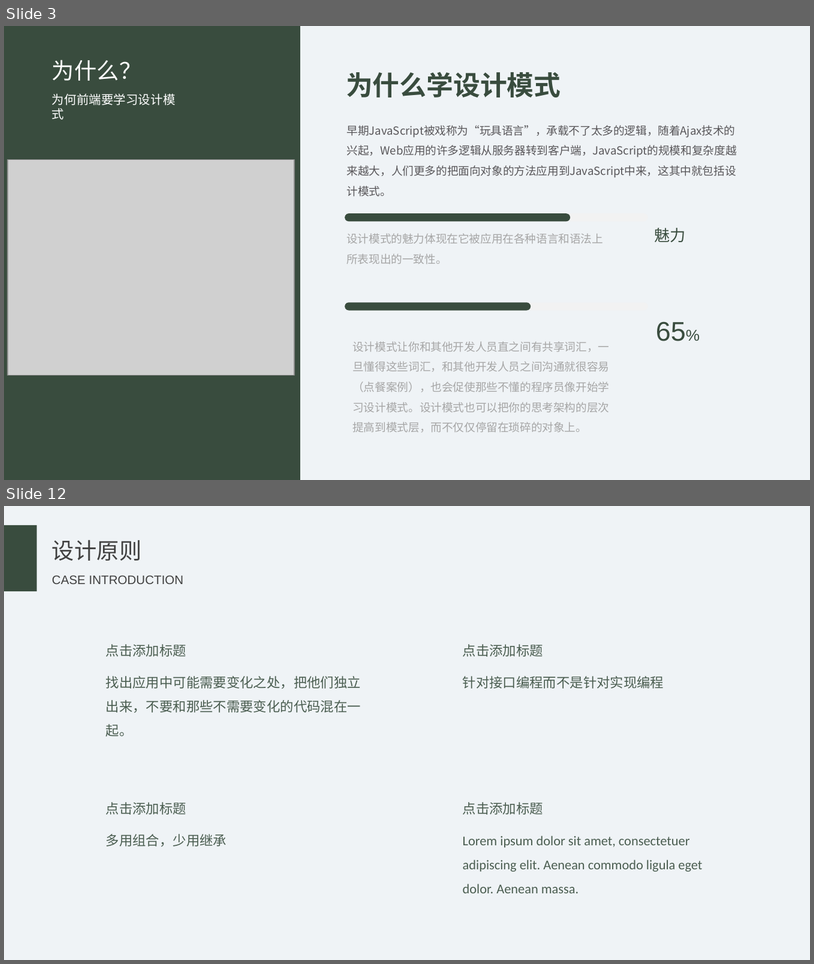
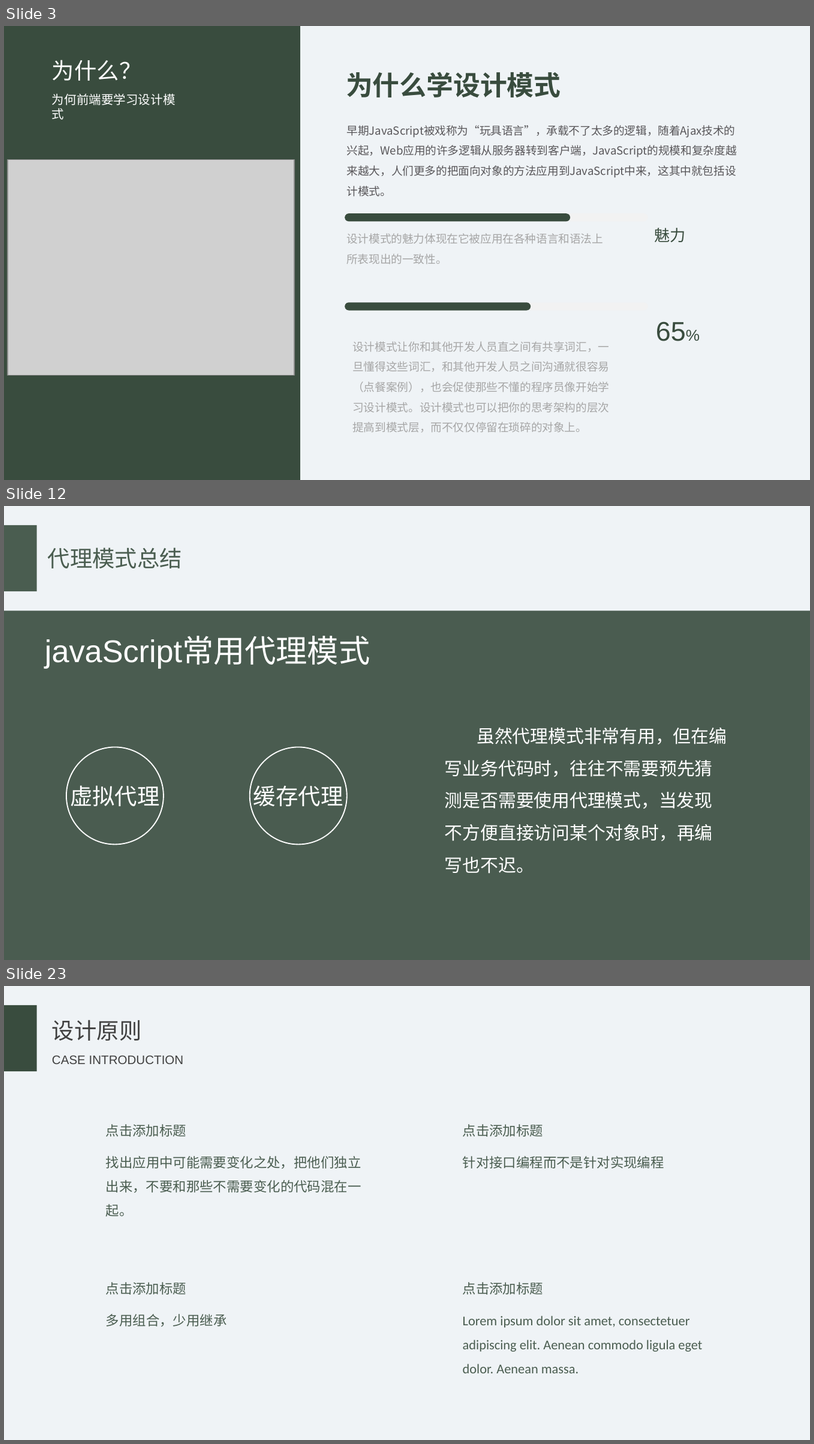
Before and after one commit to HTML-Worker/Design_Pattern_Sharing, a slide deck: doc/设计模式.pptx. Shown one above the other, each under a label of ours: slides 3 and 12 before the commit, slides 3, 12 and 23 after it; the slides between them are not shown. The pictures are 814x964 and 814x1444 pixels, drawn with LibreOffice and Linux fonts; fonts in the diff are those of the drawing; grey boxes stand for pictures. Boxes give left, top, right and bottom in pixels: in the first picture for what was removed or moved away, otherwise in the second. Text is boxed around its words. In the diff, an @@ line names an element or a change of style, - is before the commit and + after.

Commit message:
完成设计模式分享ppt初稿

```diff
--- a/doc/设计模式.pptx
+++ b/doc/设计模式.pptx
@@ slide 12 added at (4,506,810,960), background #EFF3F6 @@
@@ rectangle added at (4,525,37,591), fill #4A5D50 @@
@@ text added at (48,547,182,568), 20 pt, text #4A5D50 @@
+代理模式总结
@@ rectangle added at (4,611,810,960), fill #394C3E at 90% opacity @@
@@ text added at (45,637,370,668), 28 pt, text #FFFFFF @@
+javaScript常用代理模式
@@ text added at (445,727,727,873), 16 pt, text #FFFFFF @@
+虽然代理模式非常有用，但在编写业务代码时，往往不需要预先猜测是否需要使用代理模式，当发现不方便直接访问某个对象时，再编写也不迟。
@@ ellipse added at (66,747,164,844), outline #FFFFFF 1 pt @@
@@ ellipse added at (250,747,348,844), outline #FFFFFF 1 pt @@
@@ text added at (70,785,160,806), 20 pt, text #FFFFFF @@
+虚拟代理
@@ text added at (254,786,344,806), 20 pt, text #FFFFFF @@
+缓存代理
@@ what was slide 12 is now slide 23 @@
```
Also in this commit, not shown: 7 slides changed, 15 other slides added, 13 slides removed, 1 other file.
